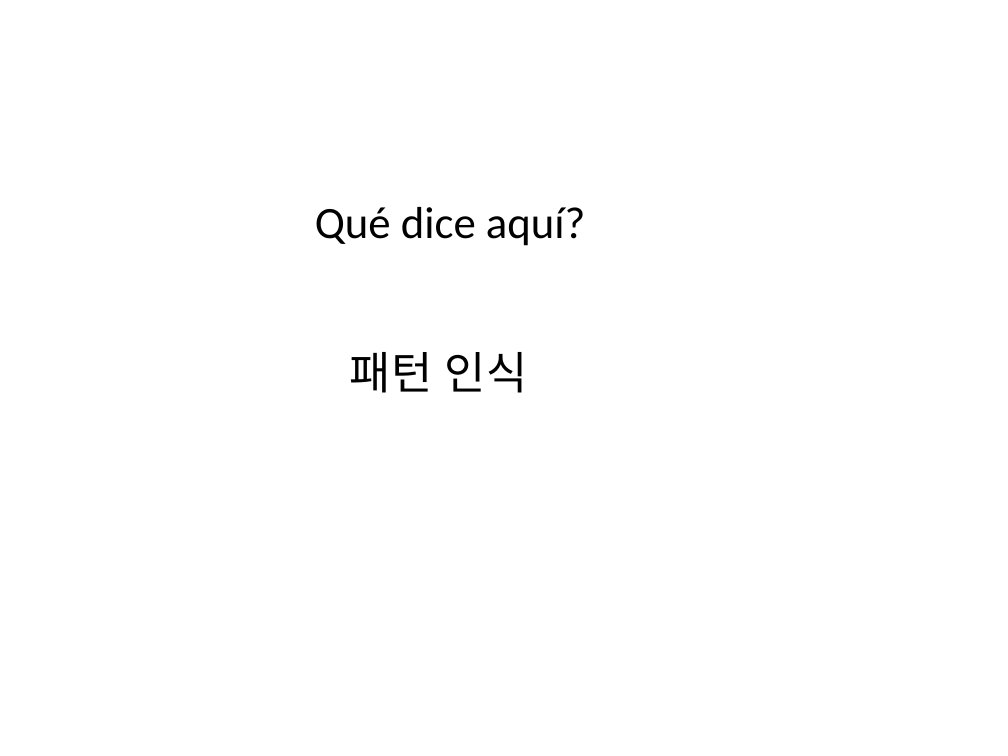
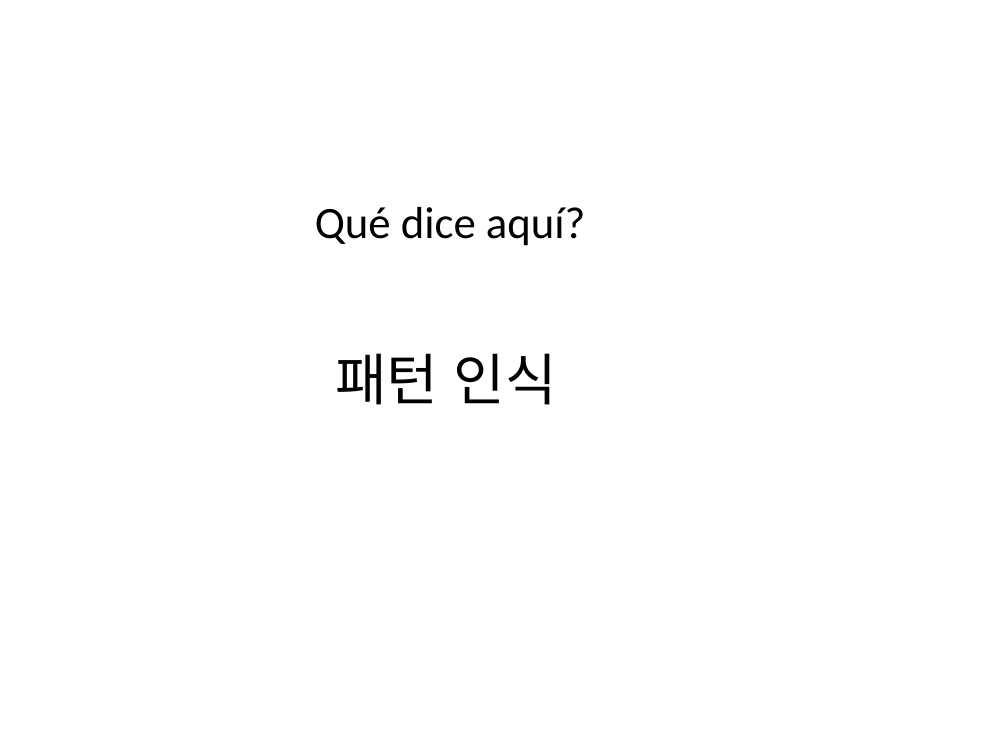
Before and after one commit to domingomery/patrones, a slide deck: slide 6 of clases/Cap01_Introduccion/presentations/PAT01_EjercicioReconocimiento.pptx (slide 3 before the commit). Drawn at 1008x756 pixels with LibreOffice and Linux fonts; fonts in the diff are those of the drawing. Boxes give left, top, right and bottom in pixels: in the first picture for what was removed or moved away, otherwise in the second. Text is boxed around its words. In the diff, an @@ line names an element or a change of style, - is before the commit and + after.

```diff
--- a/clases/Cap01_Introduccion/presentations/PAT01_EjercicioReconocimiento.pptx
+++ b/clases/Cap01_Introduccion/presentations/PAT01_EjercicioReconocimiento.pptx
@@ text "패턴 인식": place and size @@
-text "패턴 인식" at bbox=[350, 352, 527, 393]
+text "패턴 인식" at bbox=[335, 353, 557, 405]
@@ text "패턴 인식" at bbox=[335, 353, 557, 405]: size 32 to 40 pt; alignment left to centre @@
```
Also in this commit, not shown: 1 other slide changed, 3 slides added, 4 other files.
